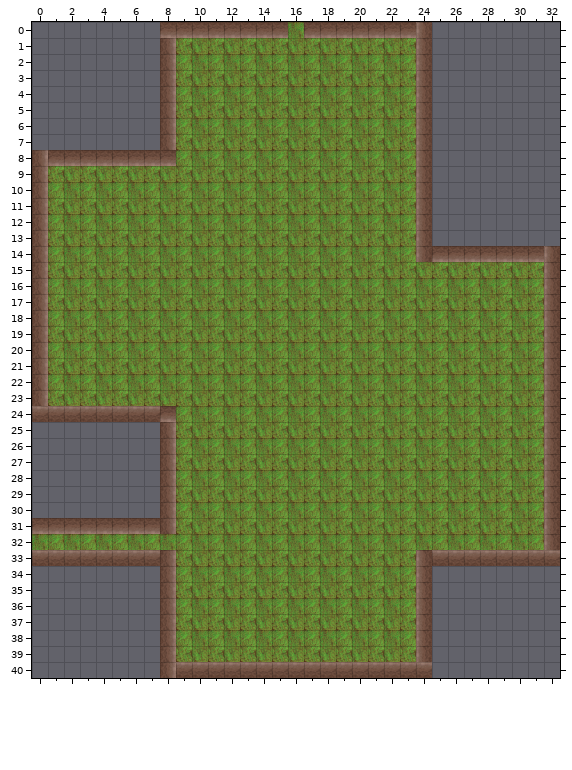
Level history. Tiled map: Resources/maps/forest/F10.tmx. Above, as it was before the edit.
Cells are 128x128 px. Shown: x 0..32, y 0..40.
New version:
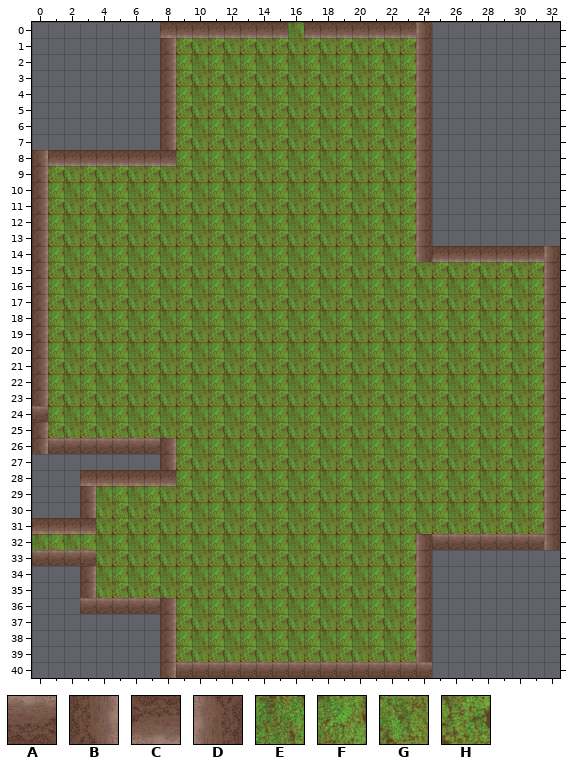
Key: from "forest_dirt_wall": A 0, B 1, C 2, D 3; from "grass floor": E 0, F 1, G 2, H 3.
_ is an empty cell, # one hidden under a higher layer, . an unchanged one.
The exact change:
--- layer "floor"
@@ x 1..7 @@
-25 _______
+25 HGHGHGH
@@ x 4..7 @@
-29 ____
-30 ____
+29 EFEF
+30 GHGH
@@ x 4..32 @@
-33 .....................########
-34 ____.........................
-35 ____.........................
+33 .....................________
+34 EFEF.........................
+35 GHGH.........................
--- layer "wall_tiles"
@@ x 0..8 @@
-24 .AAAAAAAC
-25 _.......B
-26 ________.
+24 .________
+25 B......._
+26 BAAAAAAA.
@@ x 3..32 @@
-28 _____B........................
-29 _....B........................
-30 _....B........................
-31 .CCCCB........................
-32 .....................________.
-33 .AAAAB................AAAAAAAA
-34 _....B........................
-35 _....B........................
-36 _____.........................
+28 CCCCCC........................
+29 B...._........................
+30 B...._........................
+31 ._____........................
+32 .....................DAAAAAAA.
+33 ._____................________
+34 B...._........................
+35 B...._........................
+36 AAAAA.........................
Where, in picture pixels (left, top, right, bottom), the same in both pictures:
changed: (32, 406, 176, 454)
changed: (80, 470, 176, 534)
changed: (416, 534, 560, 566)
changed: (80, 550, 176, 614)
